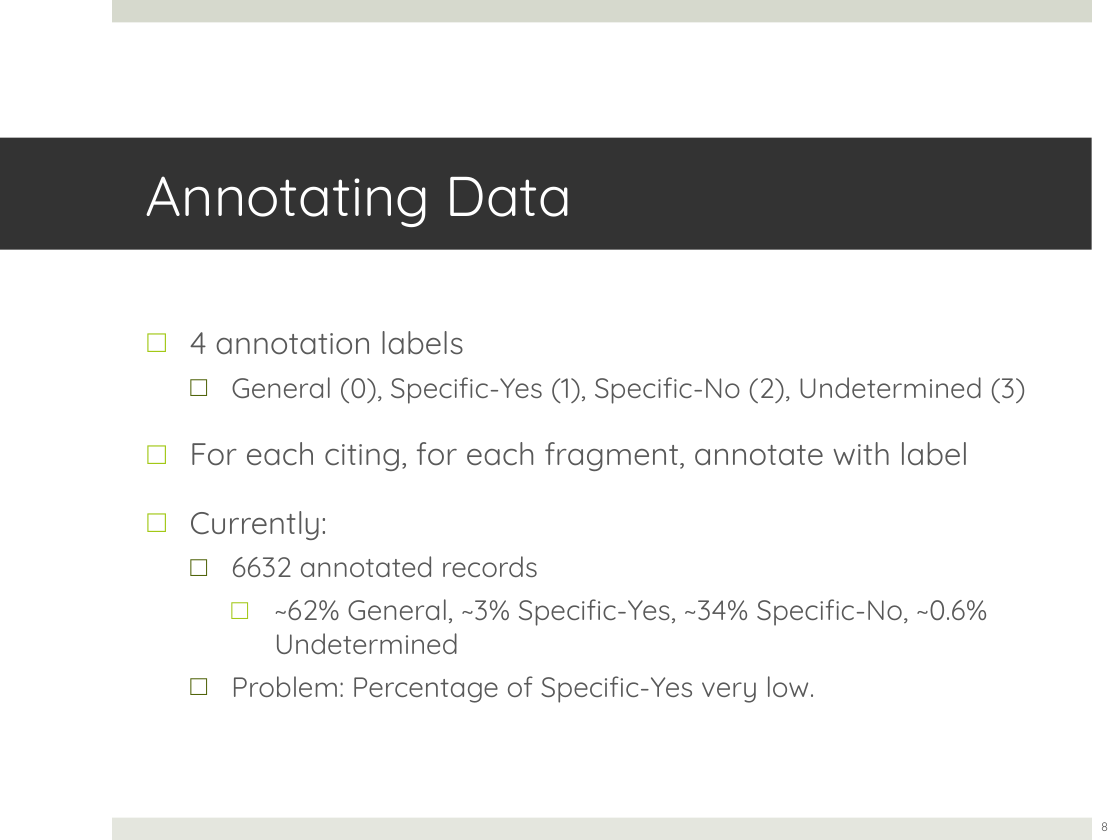
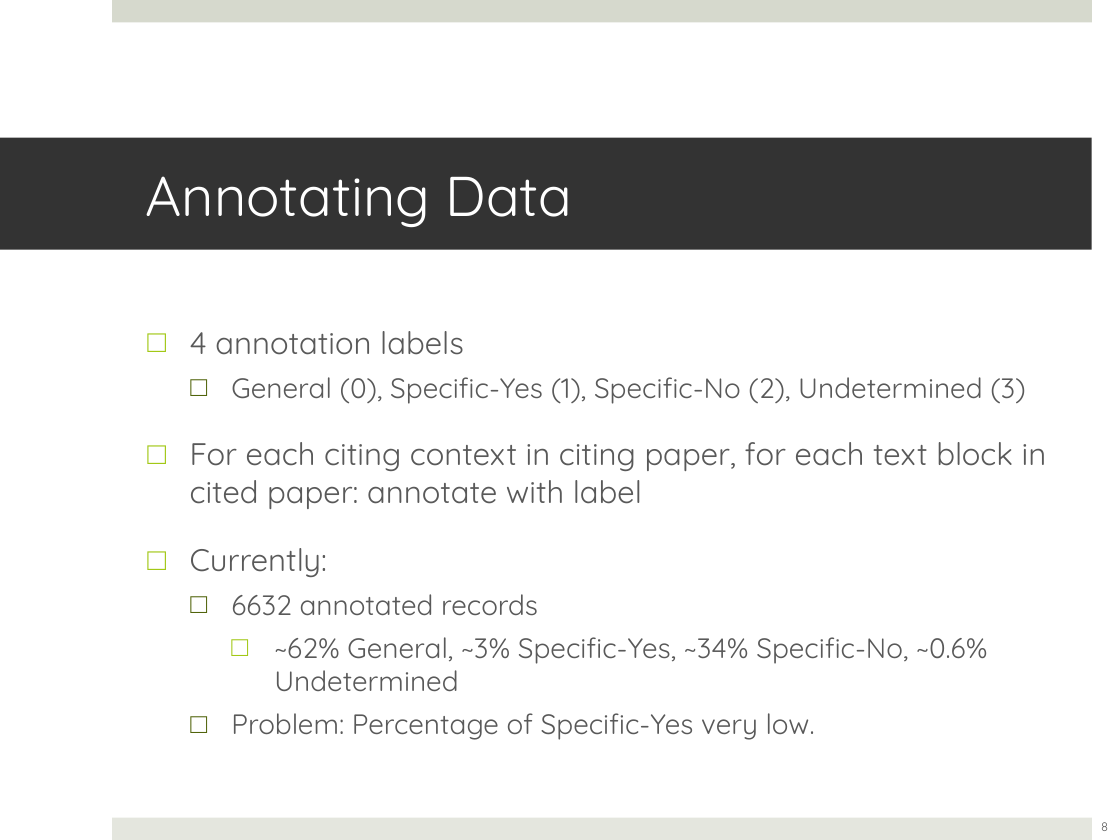
Before and after one commit to lwheng/fyp, a slide deck: slide 8 of presentation/fypupdate-2012-09-28.ppt. Drawn at 1120x840 pixels with LibreOffice and Linux fonts; fonts in the diff are those of the drawing. Boxes give left, top, right and bottom in pixels: in the first picture for what was removed or moved away, otherwise in the second. Text is boxed around its words. In the diff, an @@ line names an element or a change of style, - is before the commit and + after.

```diff
--- a/presentation/fypupdate-2012-09-28.ppt
+++ b/presentation/fypupdate-2012-09-28.ppt
@@ text at (190, 442, 1047, 509): text changed @@
-□ For each citing, for each fragment, annotate with label
+□ For each citing context in citing paper, for each text block in cited paper: annotate with label
```
Also in this commit, not shown: 1 other slide changed, 2 slides added, 4 other files.
